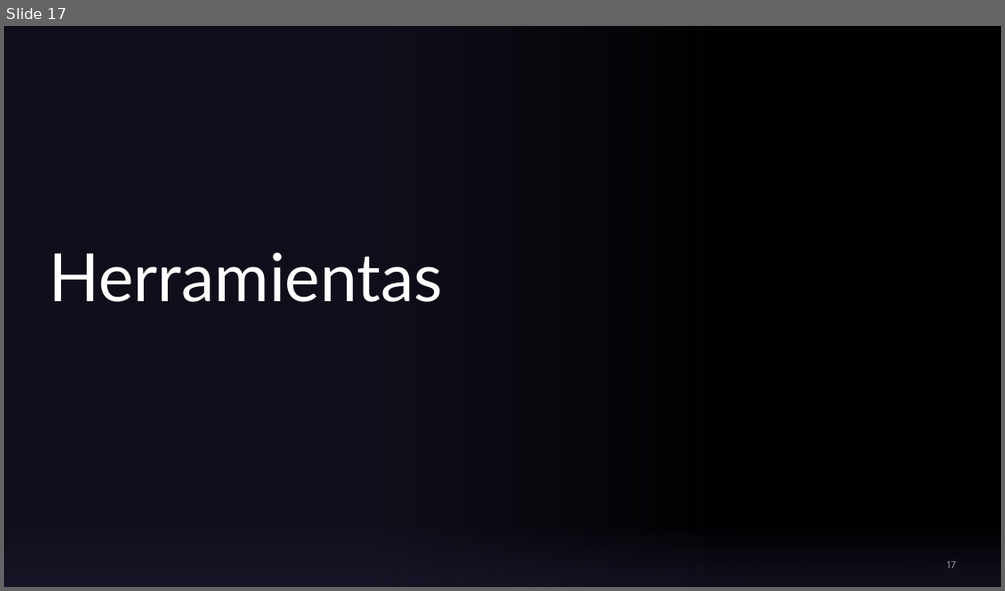
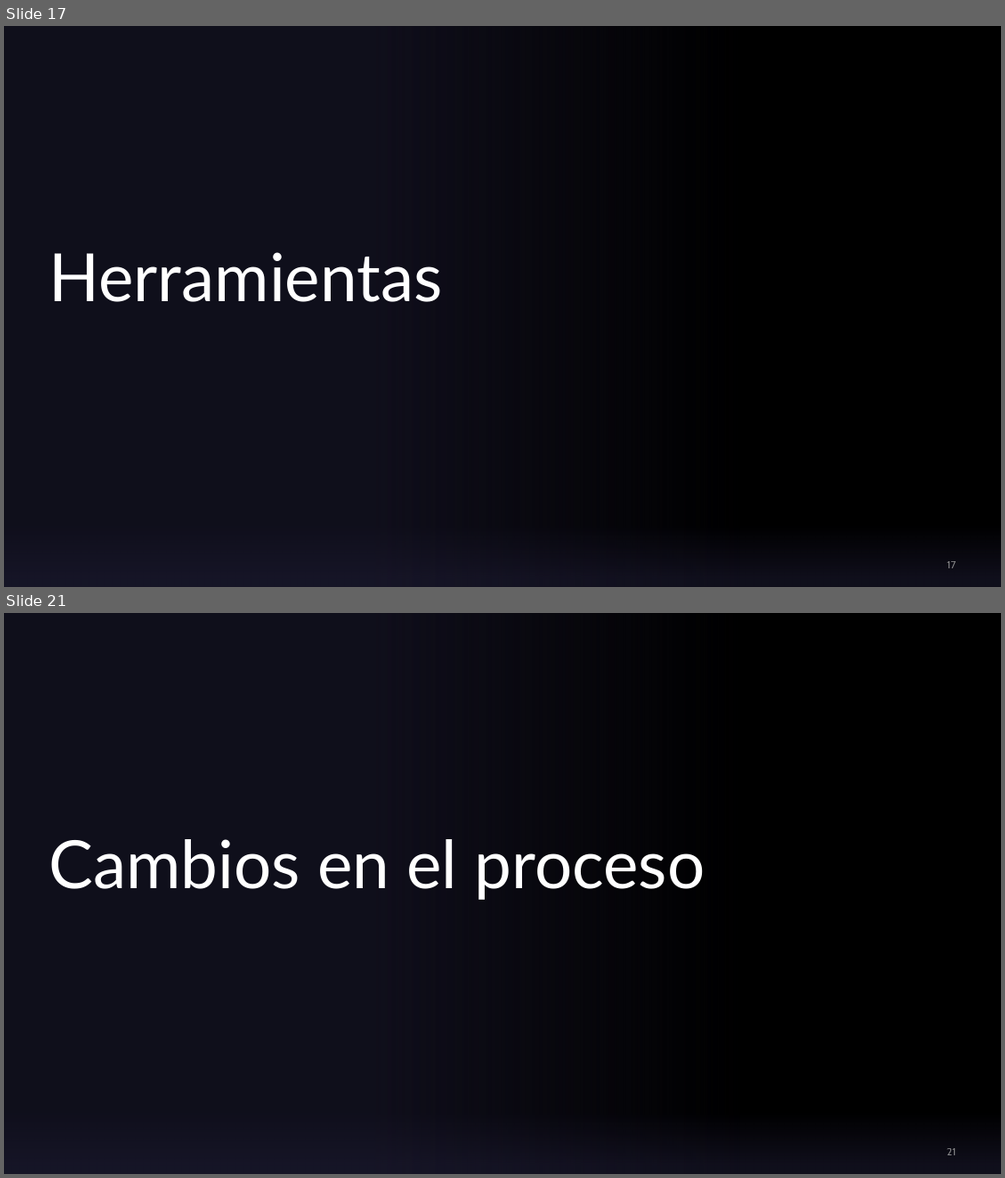
Before and after one commit to Jiaz02/MyGymBro, a slide deck: My Gym Bro def.pptx. Shown one above the other, each under a label of ours: slide 17 before the commit, slides 17 and 21 after it; the slides between them are not shown. The pictures are 1005x591 and 1005x1178 pixels, drawn with LibreOffice and Linux fonts; fonts in the diff are those of the drawing; background and template pictures are left out. Boxes give left, top, right and bottom in pixels: in the first picture for what was removed or moved away, otherwise in the second. Text is boxed around its words. In the diff, an @@ line names an element or a change of style, - is before the commit and + after.

```diff
--- a/My Gym Bro def.pptx
+++ b/My Gym Bro def.pptx
@@ slide 21 added at [4, 613, 1001, 1174], background picture (left out); not listed: 2 template elements that a slide beside it also shows @@
@@ title added at [49, 839, 705, 900], 64 pt, text #FFFFFF @@
+Cambios en el proceso
@@ page number added at [947, 1148, 955, 1155], 10 pt, text #A6A6A6 at 80% opacity @@
+21
```
Also in this commit, not shown: 9 other slides added, 6 slides removed.
